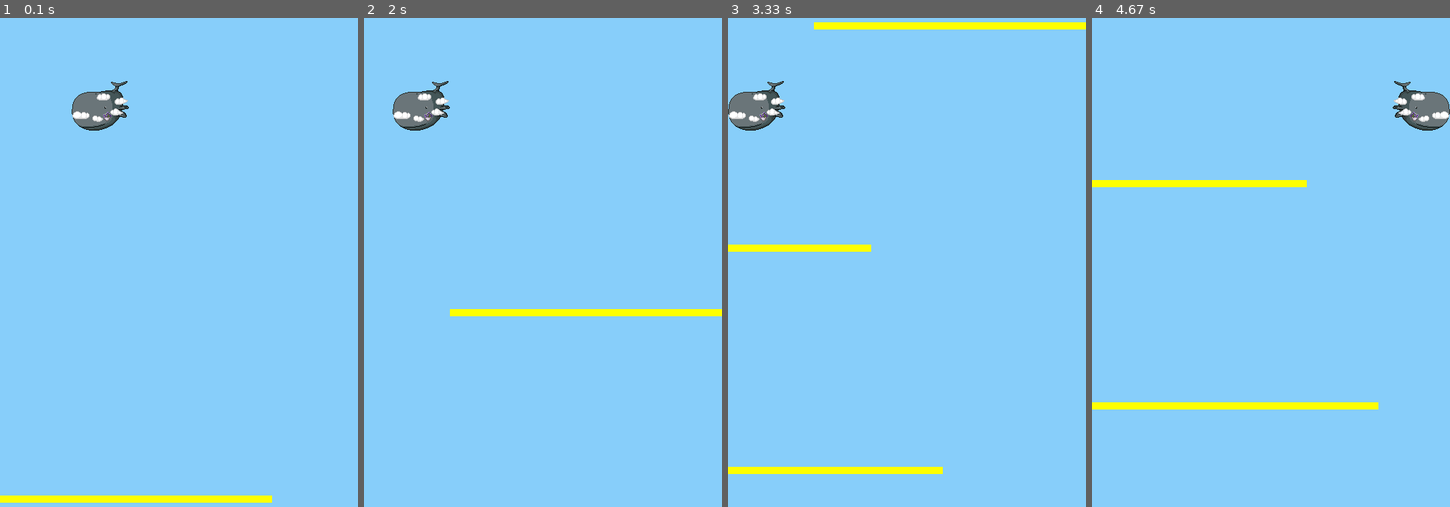
Above: before the commit, frames 1-4 (left to right).
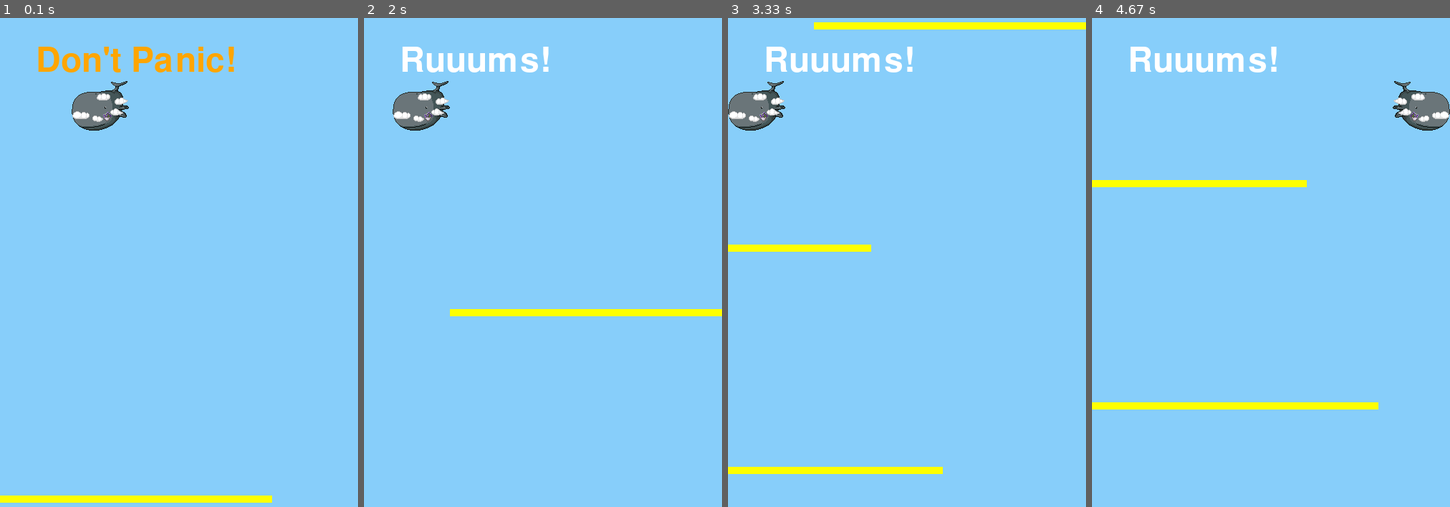
Above: after the commit, the same moments.

Repository: thinkJD/pygame_DownFall
Game: pygame game, started from DownFall.py
The game is run twice, just before and just after one commit, with the same random seed, the same clock (stepped at 60 frames per second) and the same inputs. The source is Python 2; it was converted automatically to run under Python 3.
Inputs:
- Up to frame 1 (0.1 s): no input
- Up to frame 2 (2 s): hold Right 0.33-0.8 s; hold Right 0.83-1.3 s; hold Left 1.33-1.87 s; hold Left from 1.9 s (still down)
- Up to frame 3 (3.33 s): release Left at 2.3 s; hold Left from 3 s (still down)
- Up to frame 4 (4.67 s): release Left at 3.47 s; hold Right 3.5-3.97 s; hold Right 4-4.47 s

The runs differ from the first frame. In frame 1, 1.2% of the frame differs, in the area x 10-66%, y 5-12%; in frame 2, 1.0%; in frame 3, 1.0%; in frame 4, 1.0%.

Commit message:
Text \0/
Added a text class.
You can easily change text and color, without the rendering. Plus all
texts are sprites! Let's move it.

Diff:
--- a/DownFall.py
+++ b/DownFall.py
@@ -3,6 +3,8 @@
 from pygame.locals import *
 from player import *
 from wall_ import *
+from text import *
+
 import json
 from os import path
 
@@ -27,9 +29,8 @@
     # sounds
     sound_death = None
     level = None
-    lives_count = 0
     bar_count = 0
-
+    score_counter = None
 
     def __init__(self, screen, path_level):
         self.screen = screen
@@ -46,7 +47,8 @@
 
         # load sounds
         self.sound_death = pygame.mixer.Sound("./Sound/sfx/Drop.wav")
-
+        self.score_counter = Text("Don't Panic!", 70, 50, 50, cColorOrange)
+        self.all_sprites.add(self.score_counter)
 
     def checkEvents(self):
         # handle QUIT event
@@ -67,6 +69,8 @@
         # if a collision is detected, handle player death
         if len(collision_list) > 0:
             print "Collision detected"
+            self.score_counter.update_text("Ruuums!")
+            self.score_counter.update_color([255, 255, 255])
             if self.level['lives'] > 0:
                 self.level['lives'] -= 1
                 print "Remaining lives: %s" % self.level['lives']
@@ -112,7 +116,6 @@
         path_level_file = os.path.join(path, "level.json")
         level_file = open(path_level_file, 'r')
         self.level = json.load(level_file)
-        self.lives_count = self.level['lives']
 
         # debug
         print "Level Information:"
--- /dev/null
+++ b/text.py
@@ -0,0 +1,38 @@
+import pygame
+
+class Text(pygame.sprite.Sprite):
+    font = None
+    rect = None
+    text = None
+    text_color = None
+
+    def __init__(self, text, height, pos_x, pos_y, text_color):
+        pygame.sprite.Sprite.__init__(self)
+        self.text_color = text_color
+        self.text = text
+        self.font = pygame.font.Font(None, height)
+        self.image = self.font.render(self.text, True, self.text_color, None)
+        self.rect = self.image.get_rect()
+        self.rect.x = pos_x
+        self.rect.y = pos_y
+
+    def update_text(self, text):
+        # render new image
+        self.text = text
+        self.__update_rect__()
+
+    def update_color(self, text_color):
+        self.text_color = text_color
+        self.__update_rect__()
+
+    def update(self):
+        return True
+
+    def __update_rect__(self):
+        # render text, store old coordinates and set new text rect to old position
+        self.image = self.font.render(self.text, True, self.text_color, None)
+        old_rect_y = self.rect.y
+        old_rect_x = self.rect.x
+        self.rect = self.image.get_rect()
+        self.rect.x = old_rect_x
+        self.rect.y = old_rect_y
